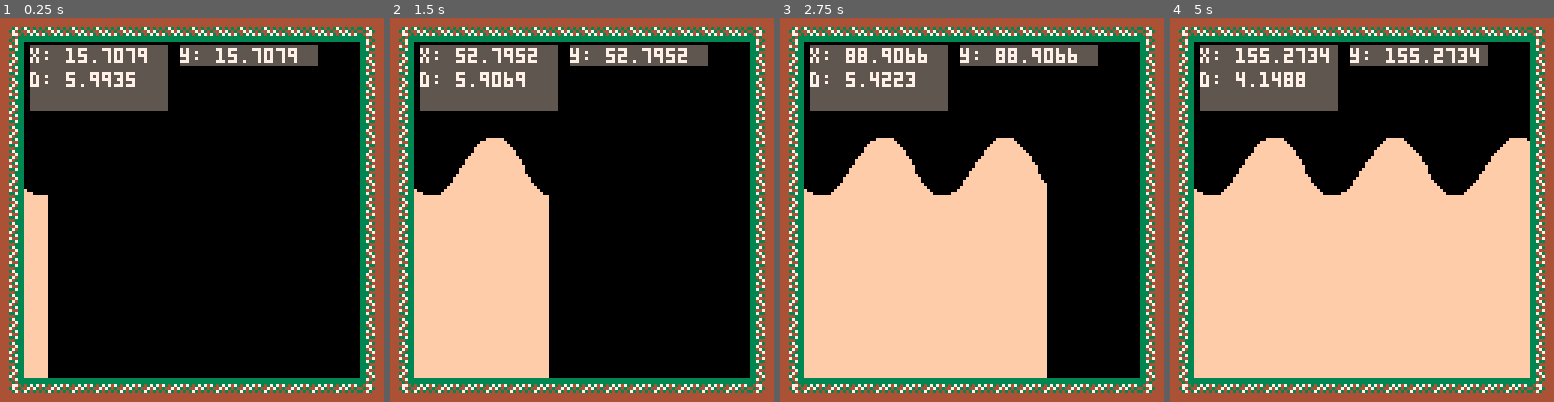
Above: before the commit, frames 1-4 (left to right).
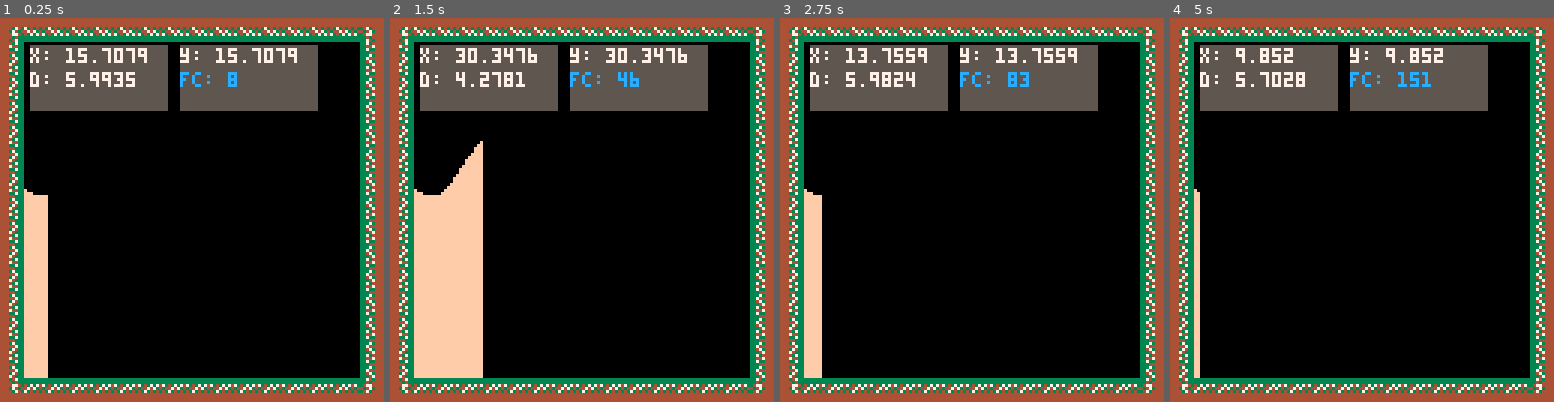
Above: after the commit, the same moments.

Repository: luisxkimo/zroty_the_game
Game: PICO-8 cartridge zrotythegame.p8
The game is run twice, just before and just after one commit, with the same random seed, the same clock (stepped at 60 frames per second) and the same inputs.
Inputs:
- Up to frame 1 (0.25 s): no input
- Up to frame 2 (1.5 s): tap O (Z key) at 0.7 s
- Up to frame 3 (2.75 s): tap O (Z key) at 1.7, 2.1, 2.5 s
- Up to frame 4 (5 s): tap O (Z key) every 0.4 s from 2.9 to 4.9 s

The runs differ from the first frame. In frame 1, 4.2% of the frame differs, in the area x 46-83%, y 12-25%; in frame 2, 14%; in frame 3, 37%; in frame 4, 52%, in the area x 7-94%, y 7-94%.

Commit message:
Added reset field in button 'c'

Diff:
--- a/zrotythegame.p8
+++ b/zrotythegame.p8
@@ -23,13 +23,18 @@
    end
 end
 
-
-positionx=7.9
+basePositionx = 7.9
+positionx=basePositionx
 increase = 0.97599
 yUpLimit = 8
 positiony = 0
 delta = 0
+frameCounter = 0
 function _update()
+ frameCounter = frameCounter + 1
+ if btn(4) then
+  resetField()
+ end
  -- Increase x every frame for create field
  positionx=positionx+increase
 end
@@ -41,7 +46,11 @@
 
 end
 
-
+function resetField()
+   cls()
+   drawFramework()
+   positionx=basePositionx
+end
 function processField(height)
 if(height > 12) then height = 12 end
   if positionx<120 then
@@ -56,10 +65,12 @@
 function drawTemporalCounter()
  rectfill(10,9,55,15,5)
  rectfill(60,9,105,15,5)
+ rectfill(60,16,105,30,5)
  rectfill(10,16,55,30,5)
  print("x: "..positionx,10,10,7)
  print("y: "..positionx,60,10,7)
  print("d: "..delta,10,18,7)
+  print("fc: "..frameCounter,60,18,12)
 end
 
 
